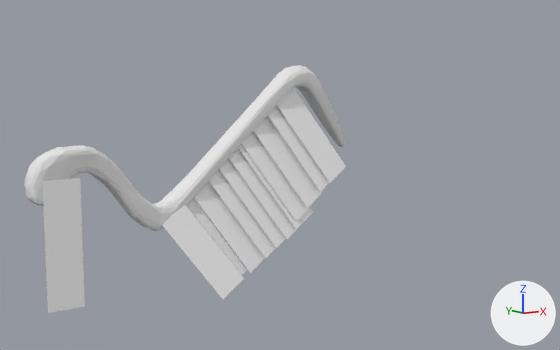
What one commit did to the Blender file SliceData/blend/pigeon.blend.
Before and after are seen from a 50 mm camera at (-19.8, -41.5, 5.2) aimed at (9.9, 0.9, -2.0). The lights are fixed; the arrows at lower right show +X, +Y and +Z.

The scene before the commit, as lines of its bpy script (objects in view):
```python
ob_feather = bpy.data.objects.new('Feather', me_plane)
ob_feather.parent = ob_pigeon
ob_feather.location = (1.038, -11.9, -3.803)
ob_feather.rotation_euler = (1.571, 0.0, 0.0)  # degrees (90, 0, 0)
ob_feather_001 = bpy.data.objects.new('Feather.001', me_plane_001)
ob_feather_001.parent = ob_pigeon
ob_feather_001.location = (11.98, -7.649, -4.014)
ob_feather_001.rotation_euler = (1.281, -0.545, 0.172)  # degrees (73, -31, 10)
ob_feather_002 = bpy.data.objects.new('Feather.002', me_plane_002)
ob_feather_002.parent = ob_pigeon
ob_feather_002.location = (10.49, -7.989, -4.949)
ob_feather_002.rotation_euler = (1.353, -0.607, 0.0)  # degrees (78, -35, 0)
ob_feather_008 = bpy.data.objects.new('Feather.008', me_plane_008)
ob_feather_008.parent = ob_pigeon
ob_feather_008.location = (17.47, -7.761, -0.0267)
ob_feather_008.rotation_euler = (1.281, -0.545, 0.172)  # degrees (73, -31, 10)
ob_feather_009 = bpy.data.objects.new('Feather.009', me_plane_009)
ob_feather_009.parent = ob_pigeon
ob_feather_009.location = (18.39, -7.784, 0.79)
ob_feather_009.rotation_euler = (1.281, -0.545, 0.172)  # degrees (73, -31, 10)
ob_feather_010 = bpy.data.objects.new('Feather.010', me_plane_010)
ob_feather_010.parent = ob_pigeon
ob_feather_010.location = (19.5, -7.808, 1.827)
ob_feather_010.rotation_euler = (1.281, -0.545, 0.172)  # degrees (73, -31, 10)
ob_feather_011 = bpy.data.objects.new('Feather.011', me_plane_011)
ob_feather_011.parent = ob_pigeon
ob_feather_011.location = (20.31, -7.846, 2.364)
ob_feather_011.rotation_euler = (1.281, -0.545, 0.172)  # degrees (73, -31, 10)
ob_pigeon = bpy.data.objects.new('pigeon', me_emptymesh)
ob_pigeon.location = (-7.243, 2.917, -0.292)
ob_wing = bpy.data.objects.new('Wing', me_cube)
ob_wing.parent = ob_pigeon
ob_wing.location = (2.128, 0.0, -0.634)
# also in view: 'Feather.007' at (10.1, 1.5, -2.5); 'Feather.004' at (7.6, 1.6, -4.2); 'Feather.006' at (9.3, 1.5, -3.1); 'Feather.005' at (8.5, 1.6, -3.6); 'Feather.003' at (6.4, 1.6, -5.0)
```
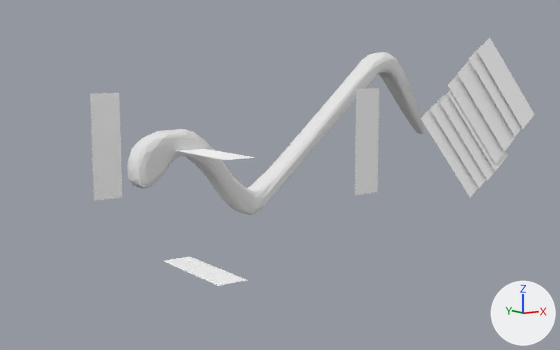
ob_pigeon is not drawn itself; it is the parent of ob_wing, ob_feather_011, ob_feather_010, ob_feather_009, ob_feather_008, ob_feather_007, ob_feather_006, ob_feather_005.

Where the newer file only moved an object's origin or applied its transform, the numbers keep the older frame.

Where the change shows, as pixel boxes [x1, y1, x2, y2] in the pictures (560 x 350 px):
'Wing', moved: before [25, 65, 345, 231]; after [127, 52, 424, 215]
'Feather.002', reshaped (70% narrower): before [162, 198, 244, 299]; after [355, 88, 379, 195]
'Feather', reshaped: before [42, 178, 85, 313]; after [179, 149, 256, 160]
'Feather.001', moved, turned: before [165, 197, 247, 275]; after [90, 93, 122, 200]
'Feather.011', moved: before [277, 88, 346, 183]; after [477, 38, 534, 129]
'Feather.009', moved: before [253, 115, 324, 208]; after [457, 60, 516, 152]
'Feather.003', moved, turned: before [195, 181, 265, 273]; after [164, 257, 246, 286]
'Feather.008', moved: before [241, 131, 313, 221]; after [448, 74, 507, 164]
'Feather.004', moved: before [209, 169, 276, 258]; after [421, 103, 478, 198]
'Feather.005', moved: before [219, 149, 286, 248]; after [430, 94, 486, 188]
'Feather.006', moved: before [229, 149, 296, 239]; after [440, 94, 495, 181]
'Feather.010', moved: before [268, 105, 329, 192]; after [469, 45, 522, 136]
'Feather.007', moved: before [239, 145, 313, 230]; after [447, 90, 507, 171]

Diff of the bpy script that builds the scene:
```diff
--- a/SliceData/blend/pigeon.blend.py
+++ b/SliceData/blend/pigeon.blend.py
@@ me_plane_002 @@
 me_plane_002.from_pydata(...)  # 4 vertices, 1 face; spans x -1.0..1.0, y -3.49..3.49, z -6.57
 # used by ob_feather_002; parent = ob_pigeon; location = (10.49, -7.989, -4.949); rotation_euler = (1.353, -0.607, 0.0), in degrees (78, -35, 0)
-me_plane_002.vertices[0].co = (1.0, 3.49, -6.57)  # pixel (179, 197)
-me_plane_002.vertices[1].co = (1.0, -3.49, -6.57)  # pixel (244, 278)
-me_plane_002.vertices[2].co = (-1.0, -3.49, -6.57)  # pixel (222, 299)
-me_plane_002.vertices[3].co = (-1.0, 3.49, -6.57)  # pixel (156, 217)
+# me_plane_002 part 1
+me_plane_002.vertices[0].co = (8.88, 5.44, -3.99)
+me_plane_002.vertices[1].co = (4.91, -0.15, -5.23)
+me_plane_002.vertices[2].co = (3.26, 0.97, -4.98)
+me_plane_002.vertices[3].co = (7.24, 6.56, -3.75)
 me_plane_002.materials.append(mat_feather)
@@ me_plane @@
 me_plane.from_pydata(...)  # 4 vertices, 1 face; spans x -1.0..1.0, y -3.49..3.49, z -6.57
 # used by ob_feather; parent = ob_pigeon; location = (1.038, -11.9, -3.803); rotation_euler = (1.571, 0.0, 0.0), in degrees (90, 0, 0)
-me_plane.vertices[0].co = (1.0, 3.49, -6.57)  # pixel (80, 178)
-me_plane.vertices[1].co = (1.0, -3.49, -6.57)  # pixel (84, 306)
-me_plane.vertices[2].co = (-1.0, -3.49, -6.57)  # pixel (47, 313)
-me_plane.vertices[3].co = (-1.0, 3.49, -6.57)  # pixel (42, 181)
+# me_plane part 2
+me_plane.vertices[0].co = (2.2, 4.1, -12.46)
+me_plane.vertices[1].co = (2.2, 4.1, -5.49)
+me_plane.vertices[2].co = (0.2, 4.1, -5.49)
+me_plane.vertices[3].co = (0.2, 4.1, -12.46)
 me_plane.materials.append(mat_feather)
@@ ob_wing @@
 ob_wing.parent = ob_pigeon
-ob_wing.location = (2.128, 0.0, -0.634)
+ob_wing.location = (0.0, 0.0, 0.0)
@@ ob_feather_011 @@
 ob_feather_011.parent = ob_pigeon
-ob_feather_011.location = (20.31, -7.846, 2.364)
+ob_feather_011.location = (27.13, -10.15, 5.564)
 ob_feather_011.rotation_euler = (1.281, -0.545, 0.172)  # degrees (73, -31, 10)
@@ ob_feather_010 @@
 ob_feather_010.parent = ob_pigeon
-ob_feather_010.location = (19.5, -7.808, 1.827)
+ob_feather_010.location = (26.32, -10.11, 5.027)
 ob_feather_010.rotation_euler = (1.281, -0.545, 0.172)  # degrees (73, -31, 10)
@@ ob_feather_009 @@
 ob_feather_009.parent = ob_pigeon
-ob_feather_009.location = (18.39, -7.784, 0.79)
+ob_feather_009.location = (25.21, -10.09, 3.99)
 ob_feather_009.rotation_euler = (1.281, -0.545, 0.172)  # degrees (73, -31, 10)
@@ ob_feather_008 @@
 ob_feather_008.parent = ob_pigeon
-ob_feather_008.location = (17.47, -7.761, -0.0267)
+ob_feather_008.location = (24.29, -10.06, 3.173)
 ob_feather_008.rotation_euler = (1.281, -0.545, 0.172)  # degrees (73, -31, 10)
@@ ob_feather_007 @@
 ob_feather_007.parent = ob_pigeon
-ob_feather_007.location = (17.42, -7.81, -0.594)
+ob_feather_007.location = (24.24, -10.11, 2.606)
 ob_feather_007.rotation_euler = (1.281, -0.545, 0.172)  # degrees (73, -31, 10)
@@ ob_feather_006 @@
 ob_feather_006.parent = ob_pigeon
-ob_feather_006.location = (16.66, -7.783, -1.19)
+ob_feather_006.location = (23.48, -10.09, 2.01)
 ob_feather_006.rotation_euler = (1.281, -0.545, 0.172)  # degrees (73, -31, 10)
@@ ob_feather_005 @@
 ob_feather_005.parent = ob_pigeon
-ob_feather_005.location = (15.82, -7.739, -1.697)
+ob_feather_005.location = (22.64, -10.04, 1.503)
 ob_feather_005.rotation_euler = (1.281, -0.545, 0.172)  # degrees (73, -31, 10)
@@ ob_feather_004 @@
 ob_feather_004.parent = ob_pigeon
-ob_feather_004.location = (14.97, -7.702, -2.297)
+ob_feather_004.location = (21.79, -10.01, 0.903)
 ob_feather_004.rotation_euler = (1.281, -0.545, 0.172)  # degrees (73, -31, 10)
@@ ob_feather_003 @@
 ob_feather_003.parent = ob_pigeon
-ob_feather_003.location = (13.77, -7.649, -3.124)
-ob_feather_003.rotation_euler = (1.281, -0.545, 0.172)  # degrees (73, -31, 10)
+ob_feather_003.location = (2.804, -1.074, -0.497)
@@ ob_feather_001 @@
 ob_feather_001.parent = ob_pigeon
-ob_feather_001.location = (11.98, -7.649, -4.014)
-ob_feather_001.rotation_euler = (1.281, -0.545, 0.172)  # degrees (73, -31, 10)
+ob_feather_001.location = (0.0, 0.0, 0.0)
+ob_feather_001.rotation_euler = (1.571, 0.0, 0.0)  # degrees (90, 0, 0)
@@ ob_pigeon @@
 ob_pigeon = bpy.data.objects.new('pigeon', me_emptymesh)
-ob_pigeon.location = (-7.243, 2.917, -0.292)
+ob_pigeon.location = (0.0, 0.0, 0.0)
```
